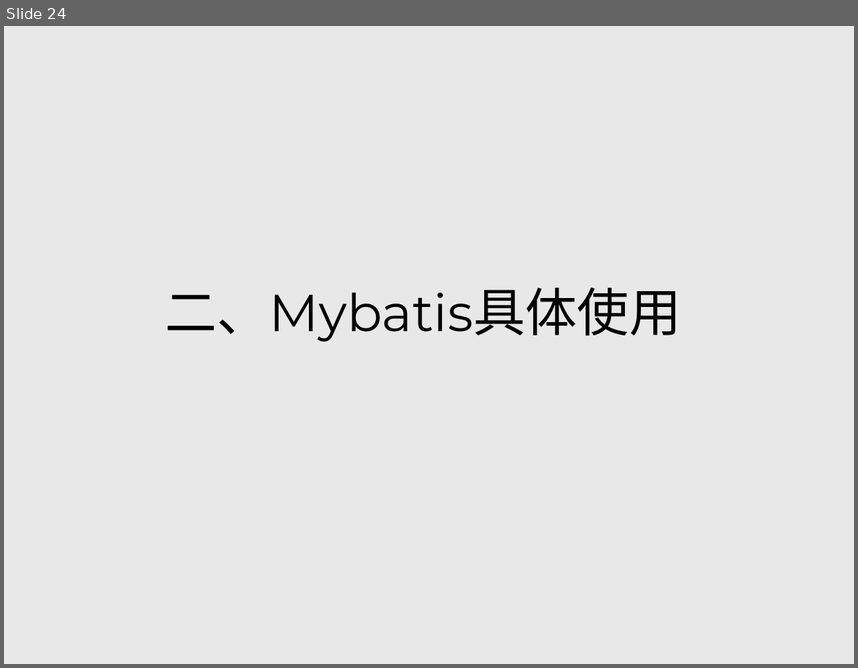
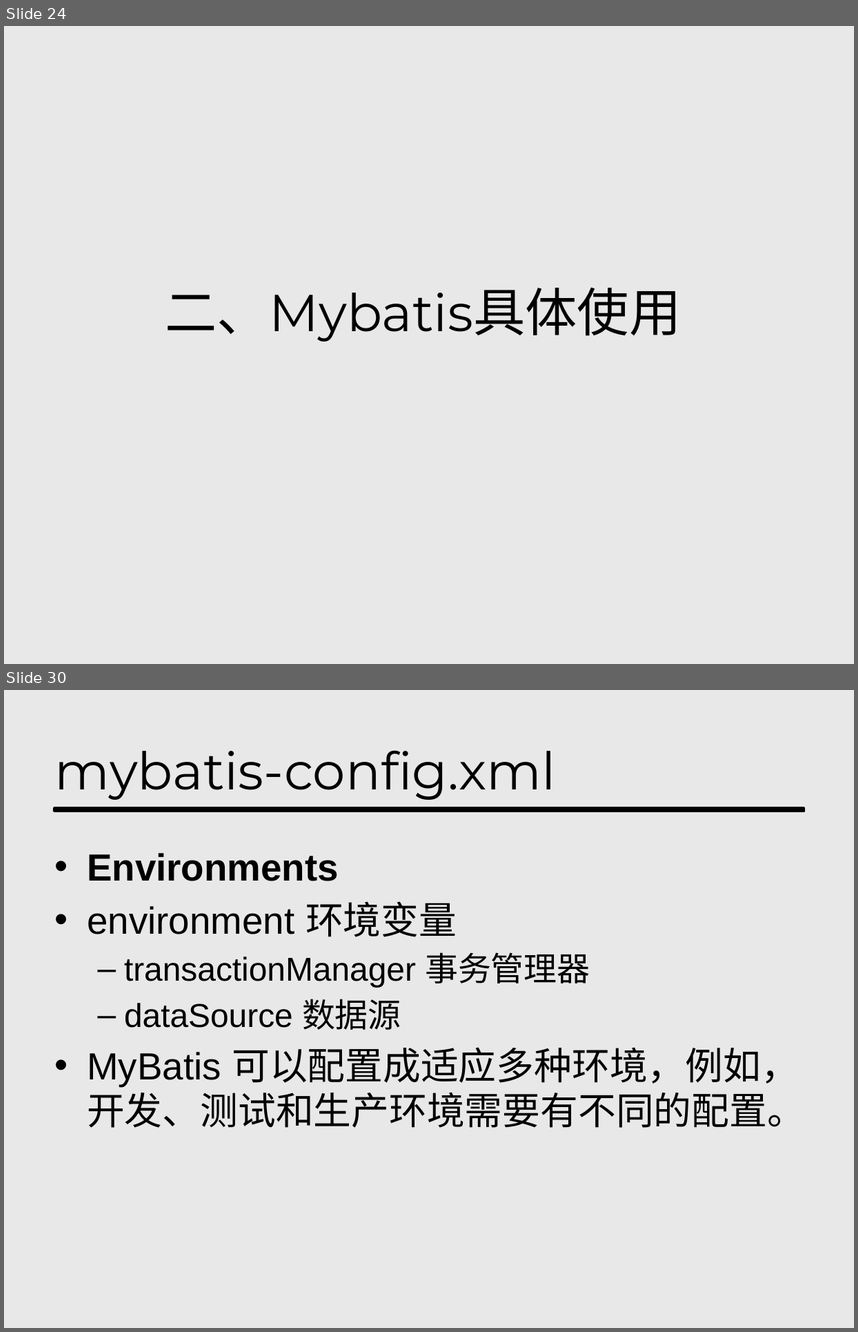
Before and after one commit to hyndio/mybatis_share, a slide deck: Mybatis-分享-hynd.pptx. Shown one above the other, each under a label of ours: slide 24 before the commit, slides 24 and 30 after it; the slides between them are not shown. The pictures are 858x668 and 858x1332 pixels, drawn with LibreOffice and Linux fonts; fonts in the diff are those of the drawing. Boxes give left, top, right and bottom in pixels: in the first picture for what was removed or moved away, otherwise in the second. Text is boxed around its words. In the diff, an @@ line names an element or a change of style, - is before the commit and + after.

```diff
--- a/Mybatis-分享-hynd.pptx
+++ b/Mybatis-分享-hynd.pptx
@@ slide 30 added at box(4, 690, 854, 1328), background #D9D9D9 at 58% opacity @@
@@ title added at box(55, 750, 556, 800), 44 pt, text #000000 @@
+mybatis-config.xml
@@ rectangle added at box(54, 808, 804, 811), fill #000000, outline #000000 2 pt @@
@@ text added at box(87, 853, 805, 1127), 32 pt, text #000000 @@
+• Environments
+• environment 环境变量
+  – transactionManager 事务管理器
+  – dataSource 数据源
+• MyBatis 可以配置成适应多种环境，例如，开发、测试和生产环境需要有不同的配置。
```
Also in this commit, not shown: 2 slides changed, 10 other slides added, 1 slide removed, 1 other file.
